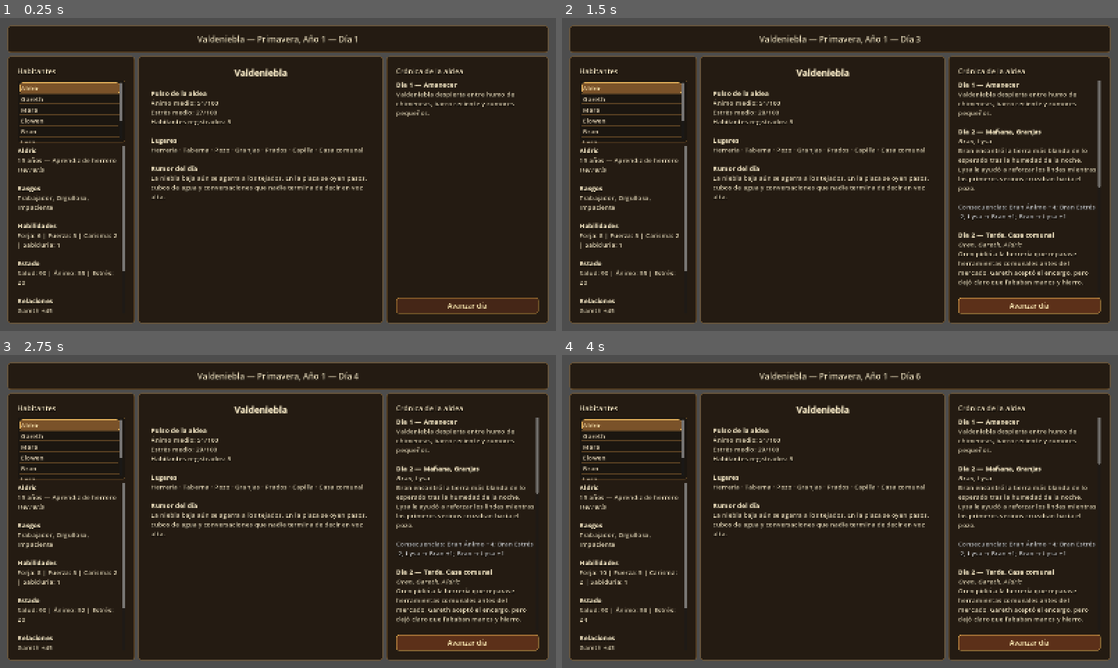
Above: before the commit, frames 1-4 (two rows, left to right).
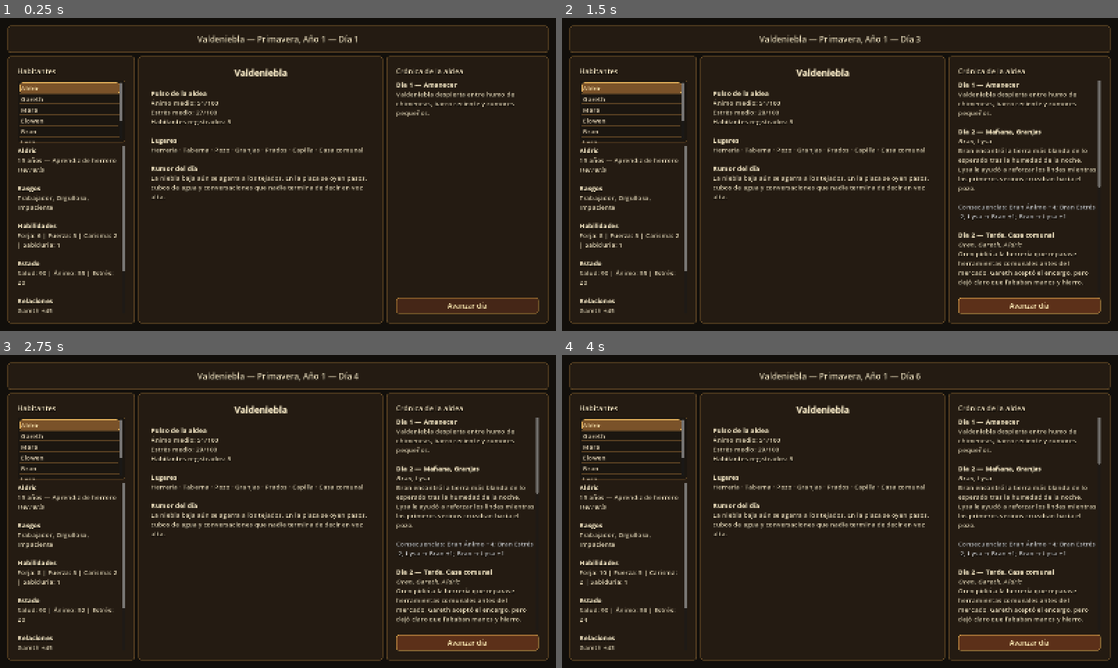
Above: after the commit, the same moments.

Repository: Nachobt98/valdeniebla
Game: Godot game, scene res://main.tscn
Same seed, same stepped clock (60 frames per second), same inputs: the game is played once before the commit and once after it.
Inputs:
- Up to frame 1 (0.25 s): no input
- Up to frame 2 (1.5 s): click "Avanzar día" at 0.5 s; click "Avanzar día" at 1.25 s
- Up to frame 3 (2.75 s): click "Avanzar día" at 2 s
- Up to frame 4 (4 s): tap Enter at 2.75 s; tap Space at 3.5 s

The runs differ from the first frame. In frame 1, 11% of the frame differs, in the area x 0-100%, y 0-100%; in frame 2, 11%; in frame 3, 11%; in frame 4, 11%.

Commit message:
Replace outer gray with warm charcoal background

Diff:
--- a/main.tscn
+++ b/main.tscn
@@ -12,6 +12,16 @@
 grow_vertical = 2
 theme = ExtResource("2_theme")
 script = ExtResource("1_ig7tw")
+
+[node name="BackgroundColor" type="ColorRect" parent="."]
+layout_mode = 1
+anchors_preset = 15
+anchor_right = 1.0
+anchor_bottom = 1.0
+grow_horizontal = 2
+grow_vertical = 2
+mouse_filter = 2
+color = Color(0.0705882, 0.0588235, 0.0431373, 1)
 
 [node name="RootMargin" type="MarginContainer" parent="."]
 layout_mode = 1
